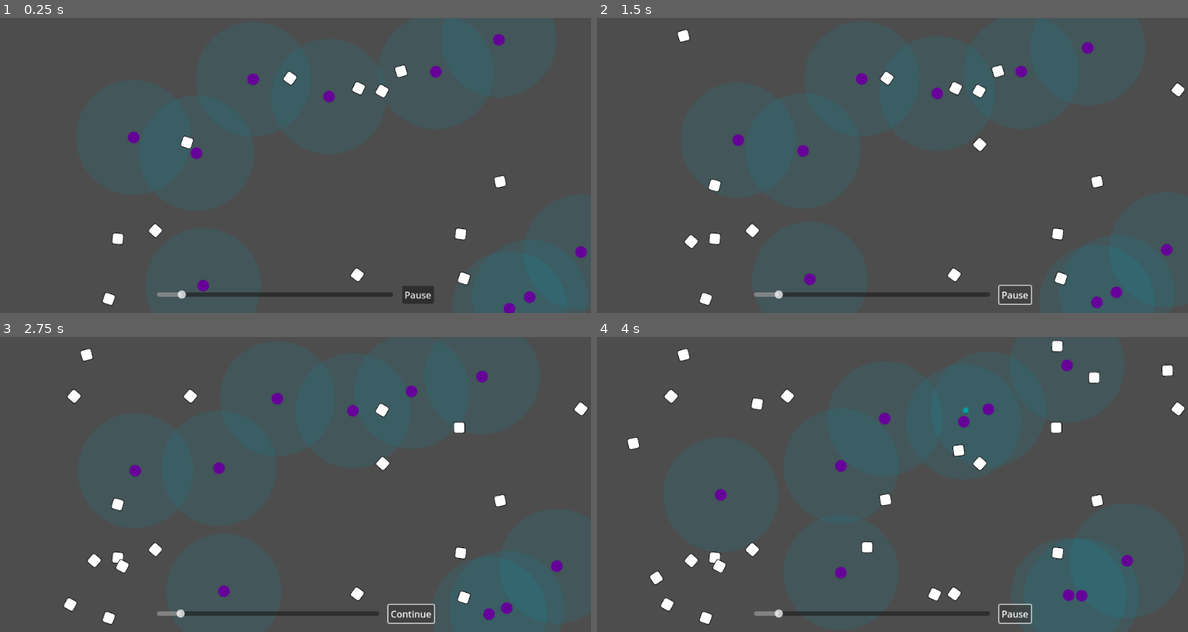
Above: before the commit, frames 1-4 (two rows, left to right).
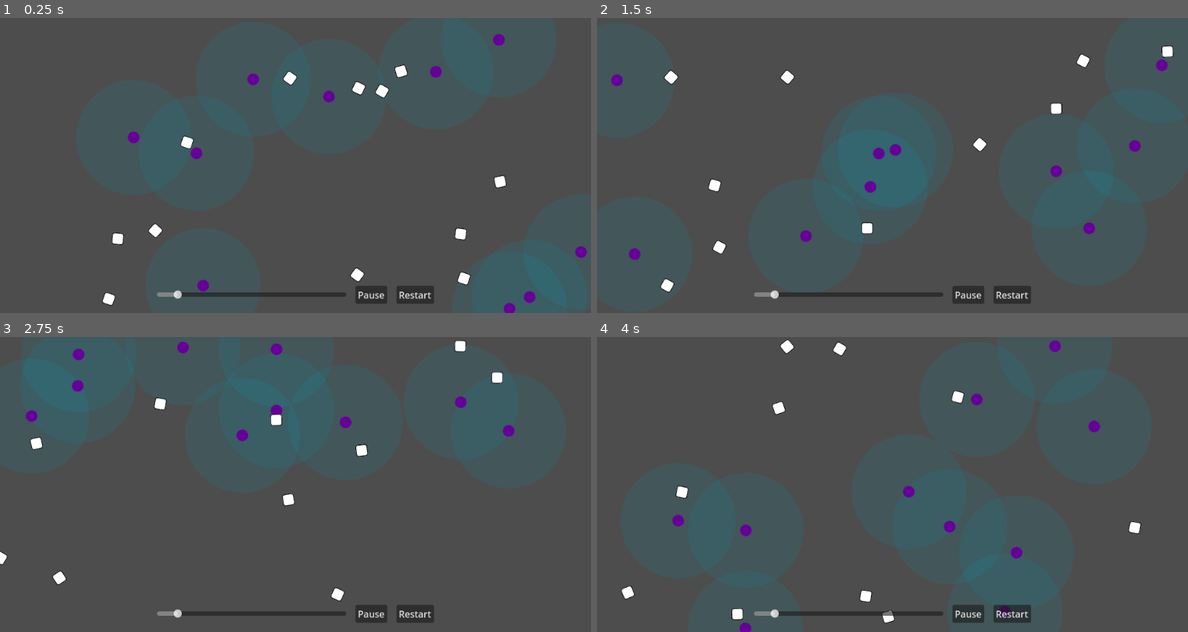
Above: after the commit, the same moments.

Repository: wivest/Natural-Selection
Game: Godot game, scene res://scenes/main.tscn
Same seed, same stepped clock (60 frames per second), same inputs: the game is played once before the commit and once after it.
Inputs:
- Up to frame 1 (0.25 s): no input
- Up to frame 2 (1.5 s): click "Pause" at 0.5 s; click "Continue" (after the commit: "Restart") at 1.25 s
- Up to frame 3 (2.75 s): click "Pause" (after the commit: "Restart") at 2 s
- Up to frame 4 (4 s): click "Continue" (after the commit: "Restart") at 2.75 s

The runs differ from the first frame. In frame 1, 0.5% of the frame differs, in the area x 29-73%, y 90-97%; in frame 2, 6.5%, in the area x 2-100%, y 3-99%; in frame 3, 6.1%; in frame 4, 6.3%.

Commit message:
feat: create restart button

Diff:
--- a/scenes/main.tscn
+++ b/scenes/main.tscn
@@ -1,8 +1,9 @@
-[gd_scene load_steps=5 format=3 uid="uid://b57fcx5wnkjjp"]
+[gd_scene load_steps=6 format=3 uid="uid://b57fcx5wnkjjp"]
 
 [ext_resource type="PackedScene" uid="uid://cgm3b22nd4ulf" path="res://scenes/field/field.tscn" id="1_30vq0"]
 [ext_resource type="Script" path="res://scenes/field/parameters.gd" id="2_g82rb"]
 [ext_resource type="PackedScene" uid="uid://di74jdc7bcgvs" path="res://ui/pause/pause.tscn" id="3_8ha1i"]
+[ext_resource type="PackedScene" uid="uid://bsncbn0rrt55v" path="res://ui/restart/restart.tscn" id="4_6v5ls"]
 
 [sub_resource type="Resource" id="Resource_iprm4"]
 resource_local_to_scene = true
@@ -69,4 +70,7 @@
 [node name="Pause" parent="GUI/Control/BottomContainer/HBoxContainer" instance=ExtResource("3_8ha1i")]
 layout_mode = 2
 
+[node name="Restart" parent="GUI/Control/BottomContainer/HBoxContainer" instance=ExtResource("4_6v5ls")]
+layout_mode = 2
+
 [connection signal="value_changed" from="GUI/Control/BottomContainer/HBoxContainer/Speed" to="World/Field" method="_on_speed_value_changed"]
--- /dev/null
+++ b/ui/restart/restart.gd
@@ -0,0 +1,4 @@
+extends Button
+
+func _on_pressed():
+	get_tree().reload_current_scene()
--- /dev/null
+++ b/ui/restart/restart.tscn
@@ -0,0 +1,14 @@
+[gd_scene load_steps=2 format=3 uid="uid://bsncbn0rrt55v"]
+
+[ext_resource type="Script" path="res://ui/restart/restart.gd" id="1_ufbls"]
+
+[node name="Restart" type="Button"]
+anchors_preset = 15
+anchor_right = 1.0
+anchor_bottom = 1.0
+grow_horizontal = 2
+grow_vertical = 2
+text = "Restart"
+script = ExtResource("1_ufbls")
+
+[connection signal="pressed" from="." to="." method="_on_pressed"]
